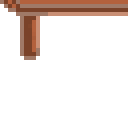
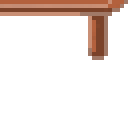
Layered file, before and after one edit (128x128). Changes by layer:
painted on "Layer" over [0, 0, 128, 60]
painted on "Layer #1" over [0, 0, 128, 60]
painted on "Layer #2" over [0, 4, 128, 60]
